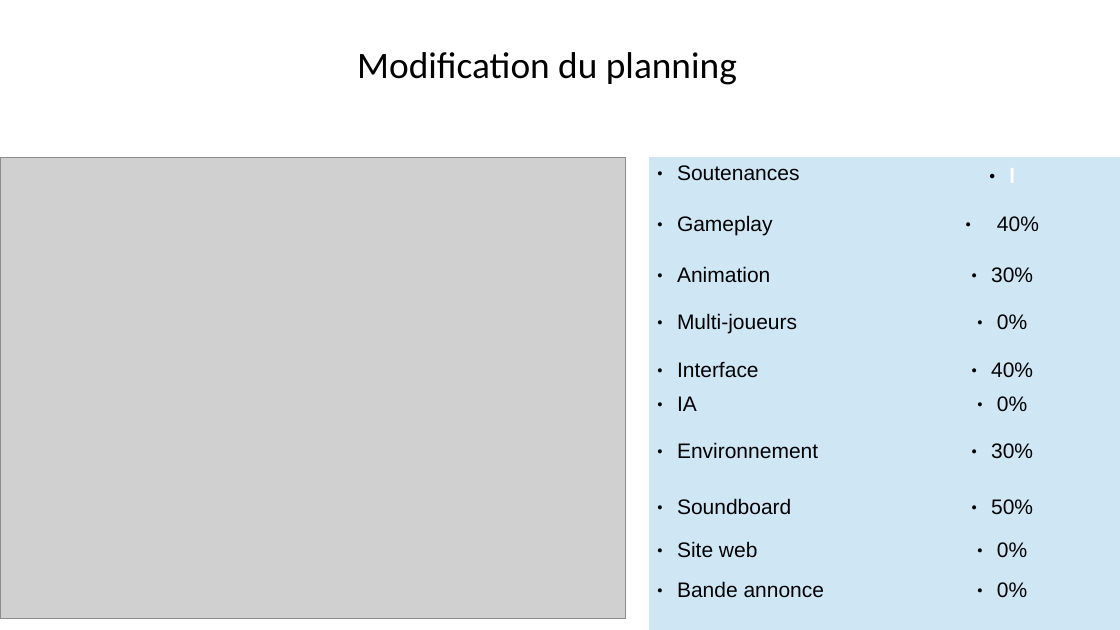
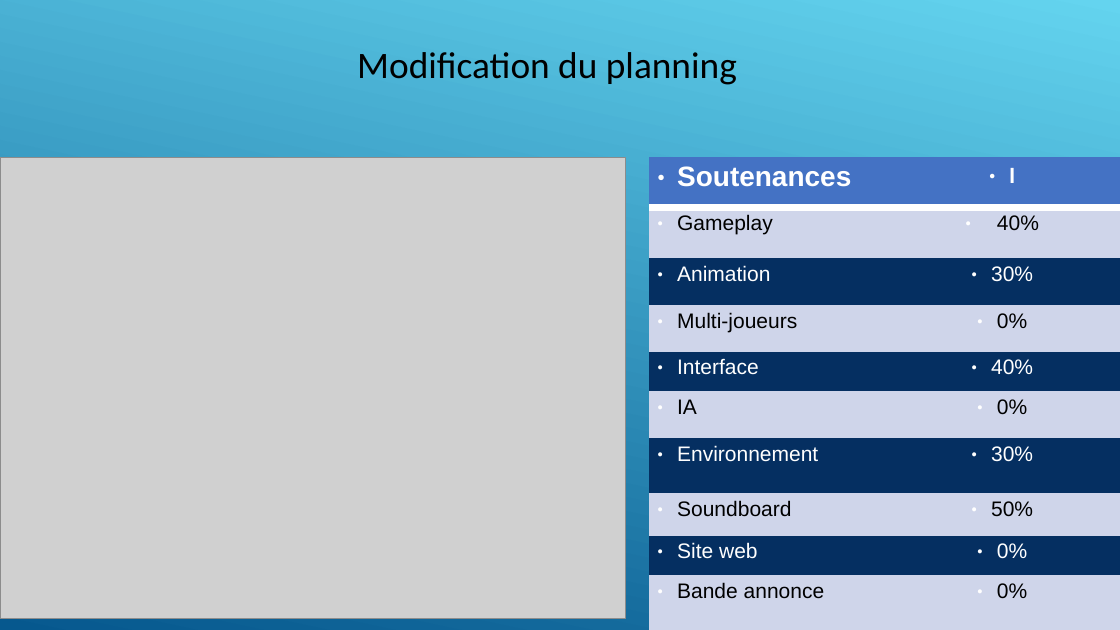
Before and after one commit to AlexandrEpita/Bizarre-Chess-Adventure, a slide deck: slide 2 of diapo soutenance.odp. Drawn at 1120x630 pixels with LibreOffice and Linux fonts; fonts in the diff are those of the drawing; grey boxes stand for pictures. Boxes give left, top, right and bottom in pixels: in the first picture for what was removed or moved away, otherwise in the second. Text is boxed around its words. In the diff, an @@ line names an element or a change of style, - is before the commit and + after.

```diff
--- a/diapo soutenance.odp
+++ b/diapo soutenance.odp
@@ background #FFFFFF to gradient #64D4EF to #06588E @@
@@ table at (649,157,1120,630) @@
@@ fill #CFE7F5 to #4472C4 in row 1 @@
@@ fill #CFE7F5 to #CFD5EA in 10 cells @@
@@ fill #CFE7F5 to #052F61 in 8 cells @@
@@ size 18 to 24 pt, bold on in "Soutenances" @@
@@ text colour #000000 to #FFFFFF in "Soutenances", "Animation", "30%", "Interface" and 5 more places @@
@@ bullet colour #000000 to #FFFFFF @@
@@ borders changed @@
@@ group added at (846,272,1120,567): 5 lines @@
```
Also in this commit, not shown: 9 other slides changed, 3 slides added.
